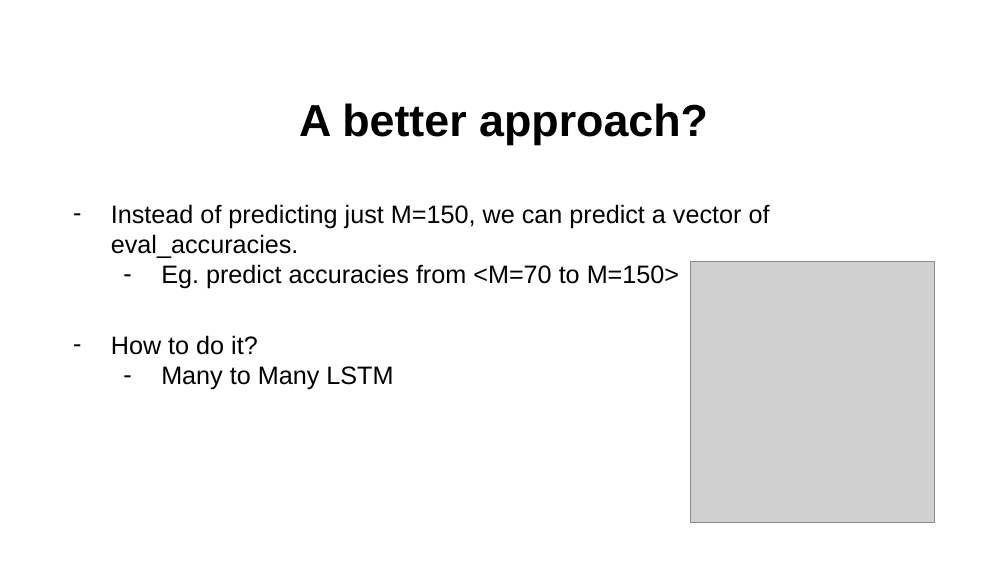
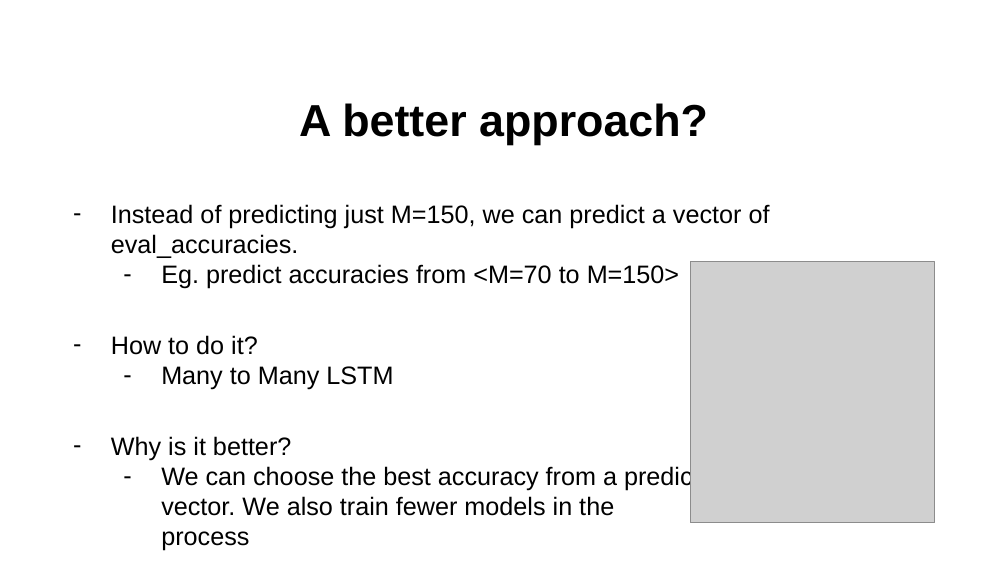
Before and after one commit to ahgada-ncsu/HyperEarlyStop, a slide deck: slide 32 of Hyper Early Stop.pptx (slide 31 before the commit). Drawn at 1008x567 pixels with LibreOffice and Linux fonts; fonts in the diff are those of the drawing; grey boxes stand for pictures; background and template pictures are left out. Boxes give left, top, right and bottom in pixels: in the first picture for what was removed or moved away, otherwise in the second. Text is boxed around its words. In the diff, an @@ line names an element or a change of style, - is before the commit and + after.

```diff
--- a/Hyper Early Stop.pptx
+++ b/Hyper Early Stop.pptx
@@ text at (x1=111, y1=436, x2=728, y2=516): paragraphs added @@
+– Why is it better?
+  – We can choose the best accuracy from a predicted
+    vector. We also train fewer models in the
+    process
```
Also in this commit, not shown: 2 other slides changed, 2 slides added, 1 other file.
